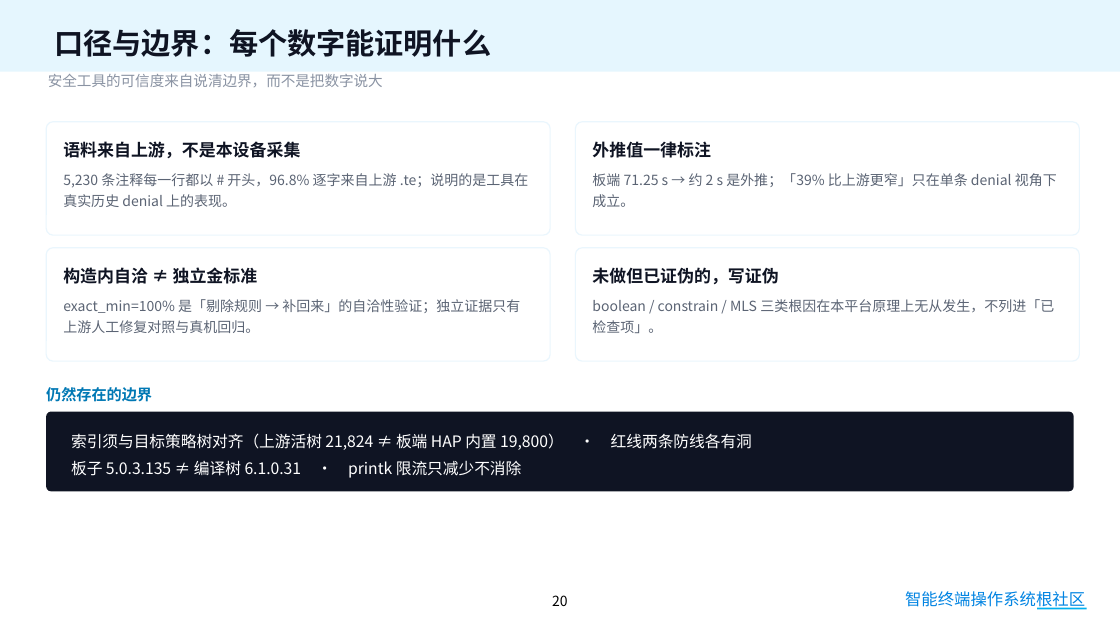
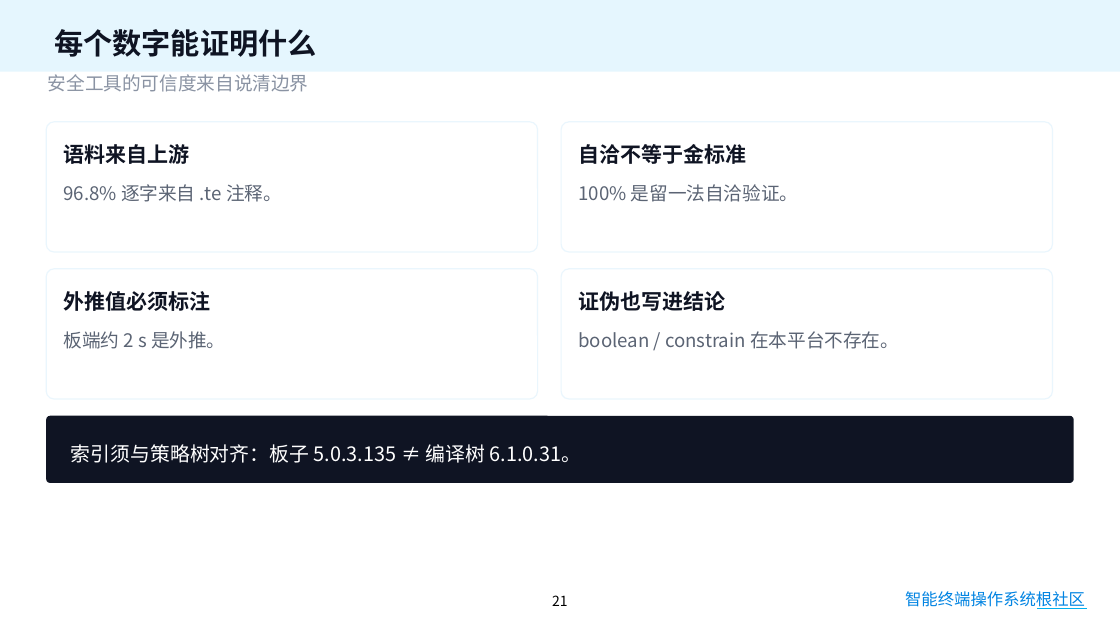
Before and after one commit to asymecat/policy_loop, a slide deck: slide 21 of docs/policy_loop-答辩.pptx (slide 20 before the commit). Drawn at 1120x630 pixels with LibreOffice and Linux fonts; fonts in the diff are those of the drawing; background and template pictures are left out. Boxes give left, top, right and bottom in pixels: in the first picture for what was removed or moved away, otherwise in the second. Text is boxed around its words. In the diff, an @@ line names an element or a change of style, - is before the commit and + after.

```diff
--- a/docs/policy_loop-答辩.pptx
+++ b/docs/policy_loop-答辩.pptx
@@ text at bbox=[54, 29, 316, 57]: text changed @@
-口径与边界：每个数字能证明什么
+每个数字能证明什么
@@ text at bbox=[48, 74, 309, 92]: text changed; size 12.5 to 16 pt @@
-安全工具的可信度来自说清边界，而不是把数字说大
+安全工具的可信度来自说清边界
@@ rounded rectangle "语料来自上游": place and size @@
-rounded rectangle "语料来自上游" at bbox=[46, 122, 550, 235]
+rounded rectangle "语料来自上游" at bbox=[46, 122, 538, 252]
@@ text in rounded rectangle at bbox=[64, 144, 282, 202]: text changed; size 12 to 16 pt @@
-语料来自上游，不是本设备采集
-5,230 条注释每一行都以 # 开头，96.8% 逐字来自上游 .te；说明的是工具在真实历史 denial 上的表现。
+语料来自上游
+96.8% 逐字来自 .te 注释。
@@ rounded rectangle added at bbox=[561, 122, 1053, 252], fill #FFFFFF, outline #EAF6FD 1 pt, 16 pt, text #5B6474 @@
+自洽不等于金标准
+100% 是留一法自洽验证。
@@ rounded rectangle removed at bbox=[576, 122, 1080, 235] @@
-外推值一律标注
-板端 71.25 s → 约 2 s 是外推；「39% 比上游更窄」只在单条 denial 视角下成立。
@@ rounded rectangle removed at bbox=[46, 248, 550, 361] @@
-构造内自洽 ≠ 独立金标准
-exact_min=100% 是「剔除规则 → 补回来」的自洽性验证；独立证据只有上游人工修复对照与真机回归。
@@ rounded rectangle added at bbox=[46, 269, 538, 399], fill #FFFFFF, outline #EAF6FD 1 pt, 16 pt, text #5B6474 @@
+外推值必须标注
+板端约 2 s 是外推。
@@ rounded rectangle "证伪也写进结论": place and size @@
-rounded rectangle "证伪也写进结论" at bbox=[576, 248, 1080, 361]
+rounded rectangle "证伪也写进结论" at bbox=[561, 269, 1053, 399]
@@ text in rounded rectangle at bbox=[579, 291, 899, 349]: text changed; size 12 to 16 pt @@
-未做但已证伪的，写证伪
-boolean / constrain / MLS 三类根因在本平台原理上无从发生，不列进「已检查项」。
+证伪也写进结论
+boolean / constrain 在本平台不存在。
@@ text removed at bbox=[46, 387, 152, 402] @@
-仍然存在的边界
@@ rounded rectangle "索引须与策略树对齐：板子 5.0.3.135 ≠ 编译树 6.1.0.31。": place and size @@
-rounded rectangle "索引须与策略树对齐：板子 5.0.3.135 ≠ 编译树 6.1.0.31。" at bbox=[46, 412, 1074, 492]
+rounded rectangle "索引须与策略树对齐：板子 5.0.3.135 ≠ 编译树 6.1.0.31。" at bbox=[46, 416, 1074, 483]
@@ text in rounded rectangle at bbox=[71, 444, 582, 463]: text changed; size 13.5 to 17 pt @@
-索引须与目标策略树对齐（上游活树 21,824 ≠ 板端 HAP 内置 19,800） · 红线两条防线各有洞
-板子 5.0.3.135 ≠ 编译树 6.1.0.31 · printk 限流只减少不消除
+索引须与策略树对齐：板子 5.0.3.135 ≠ 编译树 6.1.0.31。
@@ page number at bbox=[552, 595, 568, 606]: text changed @@
-20
+21
@@ text "智能终端操作系统根社区" at bbox=[905, 591, 1085, 609]: text colour #0284E2 to gradient #0284E2 to #00B050 @@
```
Also in this commit, not shown: 20 other slides changed, 1 slide added, 1 other file.
